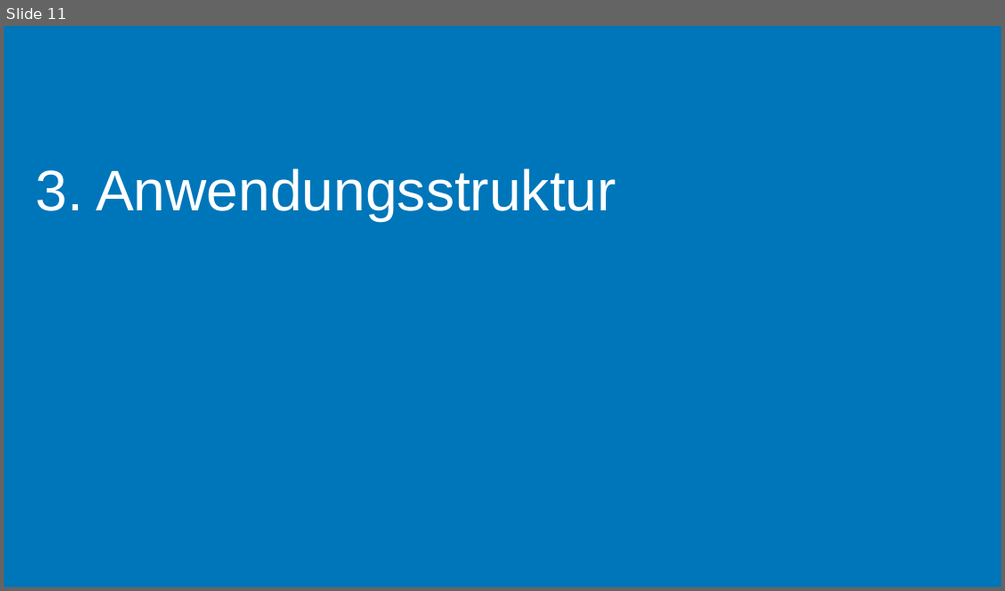
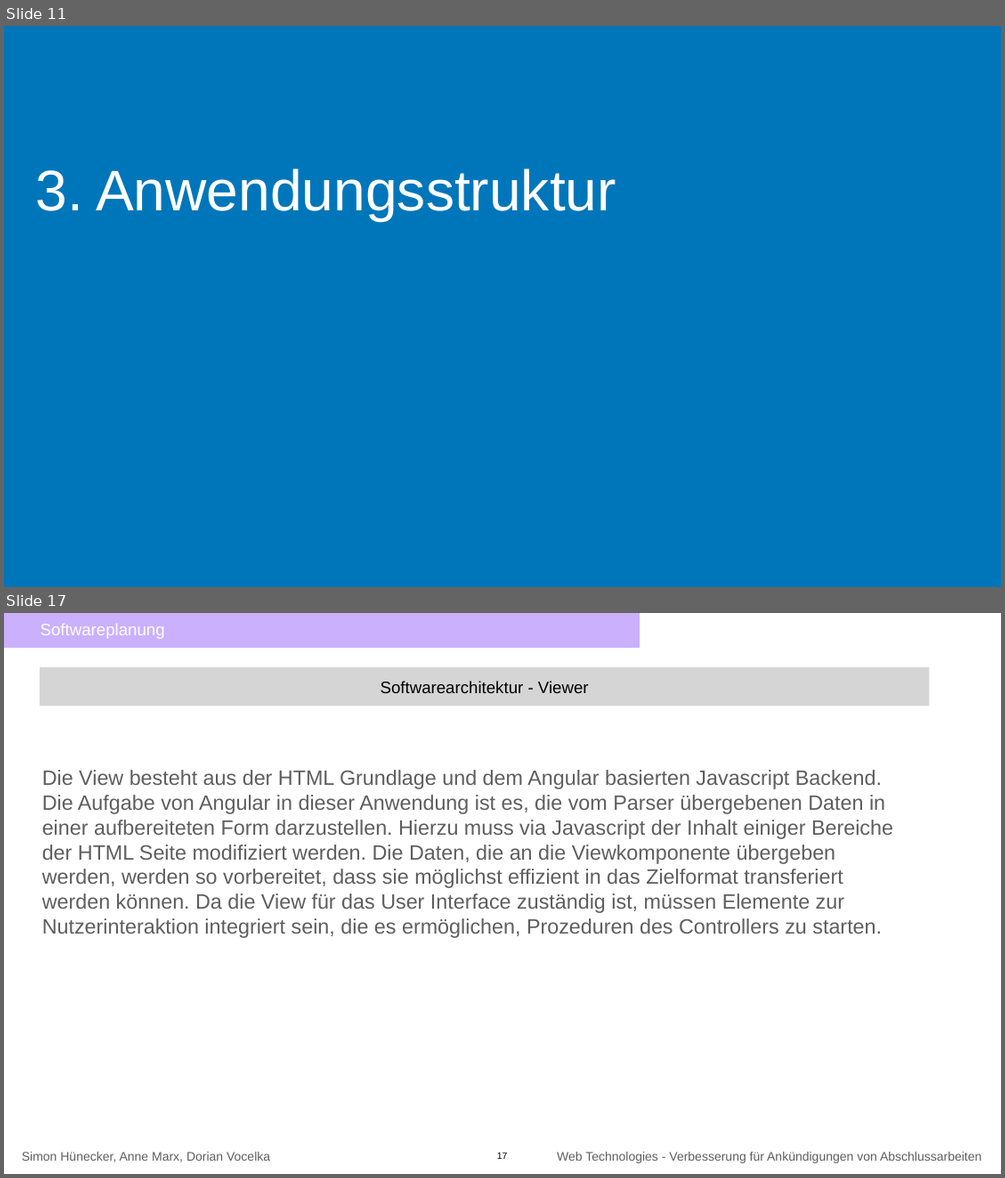
Before and after one commit to annenotarobot/WebTech-Assignemnt-3, a slide deck: documentation/Abgabefolien Assignement 2 (zusätzlichen Inhalt).pptx. Shown one above the other, each under a label of ours: slide 11 before the commit, slides 11 and 17 after it; the slides between them are not shown. The pictures are 1005x591 and 1005x1178 pixels, drawn with LibreOffice and Linux fonts; fonts in the diff are those of the drawing. Boxes give left, top, right and bottom in pixels: in the first picture for what was removed or moved away, otherwise in the second. Text is boxed around its words. In the diff, an @@ line names an element or a change of style, - is before the commit and + after.

```diff
--- a/documentation/Abgabefolien Assignement 2 (zusätzlichen Inhalt).pptx
+++ b/documentation/Abgabefolien Assignement 2 (zusätzlichen Inhalt).pptx
@@ slide 17 added at [4,613,1001,1174], background #FFFFFF @@
@@ rectangle added at [4,613,639,648], fill #8D52FD at 45% opacity, 32 pt, text #FFFFFF @@
+    Softwareplanung
@@ rectangle added at [40,667,929,706], fill #D5D5D5, 32 pt, text #000000 @@
+Softwarearchitektur - Viewer
@@ text added at [42,770,893,938], 40 pt, text #5E5E5E @@
+Die View besteht aus der HTML Grundlage und dem Angular basierten Javascript Backend. Die Aufgabe von Angular in dieser Anwendung ist es, die vom Parser übergebenen Daten in einer aufbereiteten Form darzustellen. Hierzu muss via Javascript der Inhalt einiger Bereiche der HTML Seite modifiziert werden. Die Daten, die an die Viewkomponente übergeben werden, werden so vorbereitet, dass sie möglichst effizient in das Zielformat transferiert werden können. Da die View für das User Interface zuständig ist, müssen Elemente zur Nutzerinteraktion integriert sein, die es ermöglichen, Prozeduren des Controllers zu starten.
@@ text added at [22,1151,270,1162], 24 pt, text #5E5E5E @@
+Simon Hünecker, Anne Marx, Dorian Vocelka
@@ page number added at [497,1151,508,1159], 18 pt, text #000000 @@
+17
@@ text added at [557,1151,981,1163], 24 pt, text #5E5E5E @@
+Web Technologies - Verbesserung für Ankündigungen von Abschlussarbeiten
```
Also in this commit, not shown: 7 other slides added.
